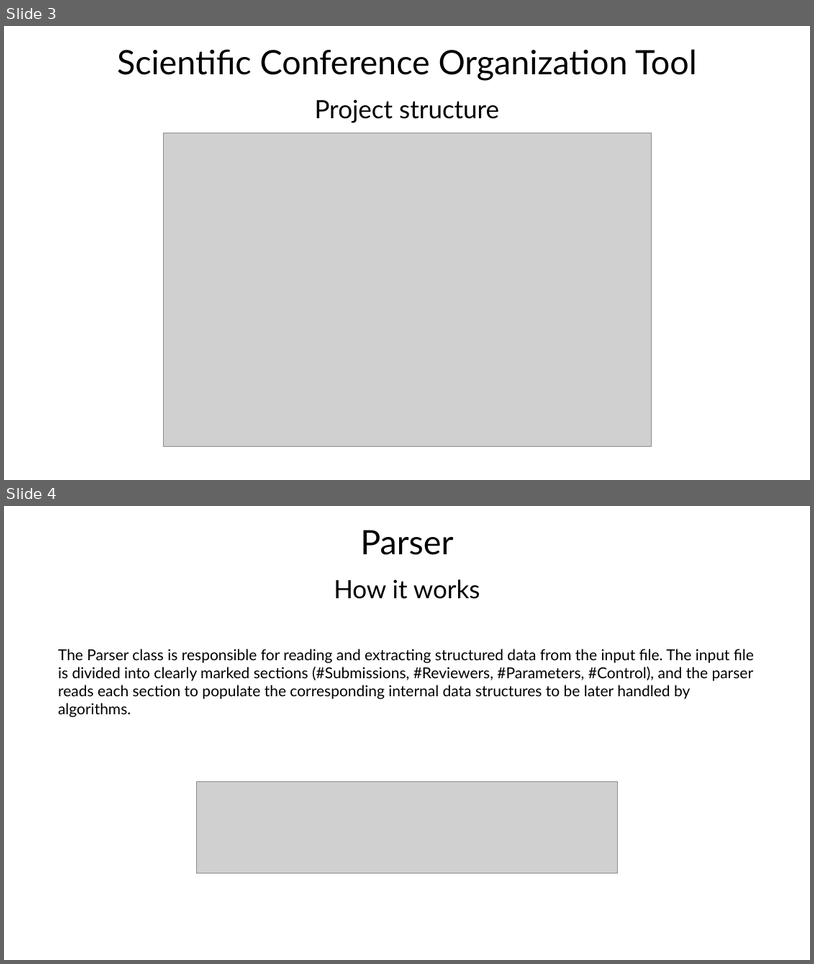
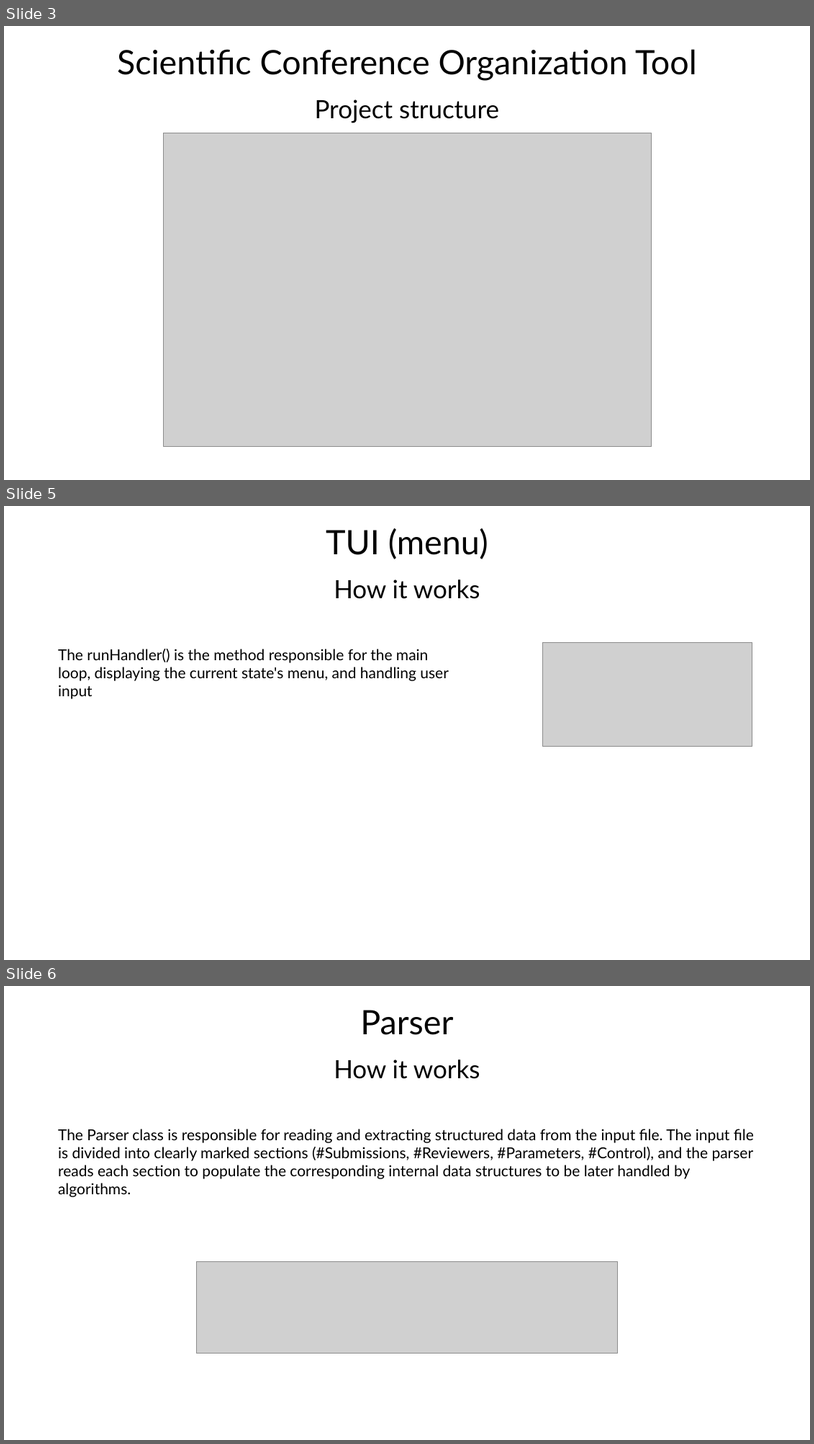
Before and after one commit to Tiago-Su/DA-s-project-1, a slide deck: Presentation.pptx. Shown one above the other, each under a label of ours: slides 3 and 4 before the commit, slides 3, 5 and 6 after it; the slides between them are not shown. The pictures are 814x964 and 814x1444 pixels, drawn with LibreOffice and Linux fonts; fonts in the diff are those of the drawing; grey boxes stand for pictures. Boxes give left, top, right and bottom in pixels: in the first picture for what was removed or moved away, otherwise in the second. Text is boxed around its words. In the diff, an @@ line names an element or a change of style, - is before the commit and + after.

```diff
--- a/Presentation.pptx
+++ b/Presentation.pptx
@@ slide 5 added at bbox=[4, 506, 810, 960], background #FFFFFF @@
@@ title added at bbox=[326, 528, 489, 559], 40 pt, text #000000 @@
+TUI (menu)
@@ subtitle added at bbox=[334, 579, 481, 599], 30 pt, text #000000 @@
+How it works
@@ text added at bbox=[58, 649, 449, 699], 18 pt, text #000000 @@
+The runHandler() is the method responsible for the main loop, displaying the current state's menu, and handling user input
@@ picture added at bbox=[543, 642, 753, 746] @@
@@ what was slide 4 is now slide 6 @@
```
Also in this commit, not shown: 1 other slide added.
